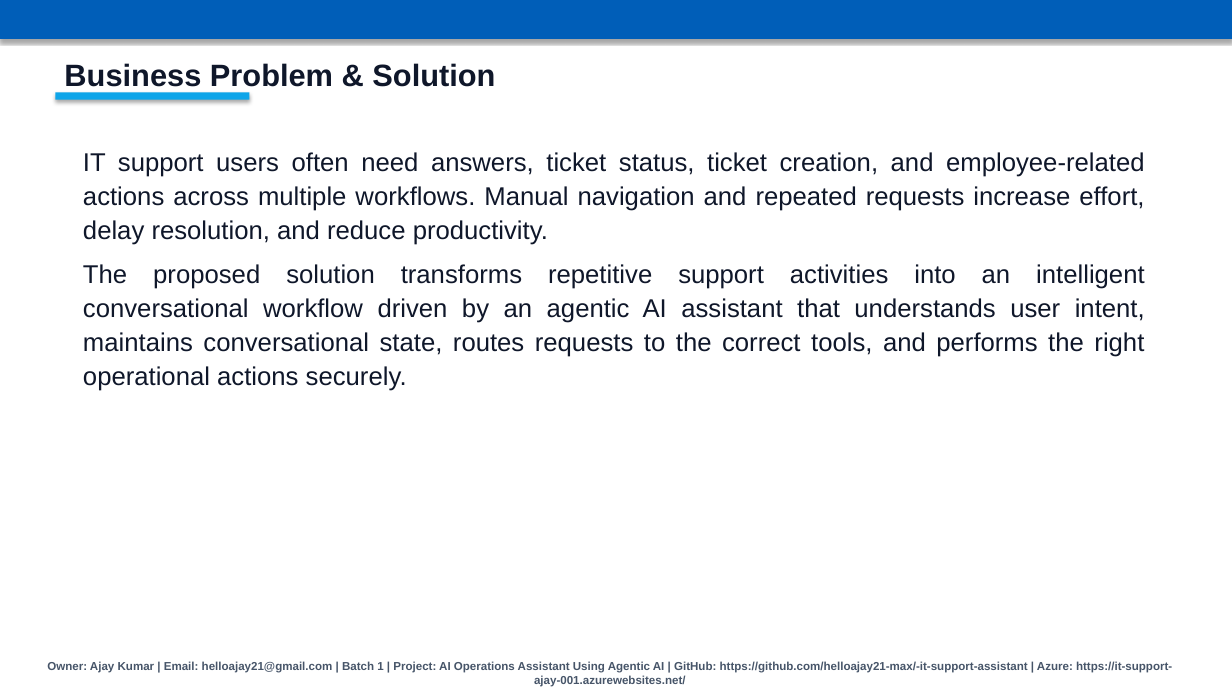
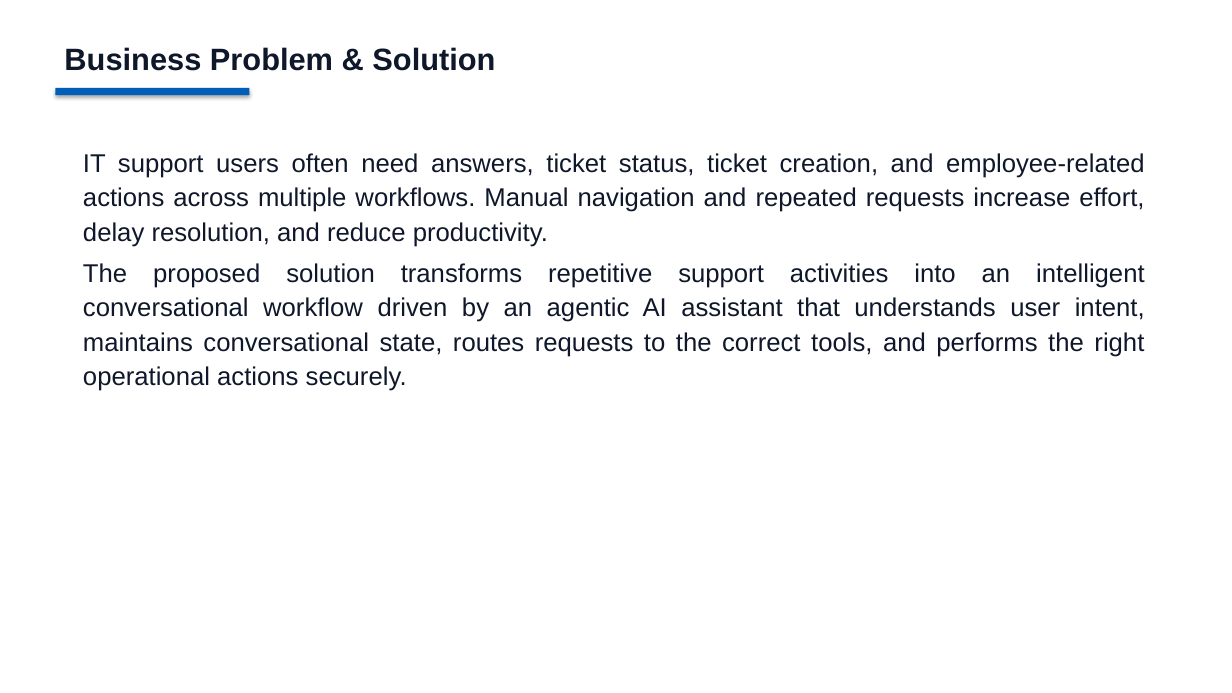
Before and after one commit to helloajay21-max/-it-support-assistant, a slide deck: slide 2 of AI_Operations_Assistant_Presentation.pptx. Drawn at 1232x693 pixels with LibreOffice and Linux fonts; fonts in the diff are those of the drawing. Boxes give left, top, right and bottom in pixels: in the first picture for what was removed or moved away, otherwise in the second. Text is boxed around its words. In the diff, an @@ line names an element or a change of style, - is before the commit and + after.

```diff
--- a/AI_Operations_Assistant_Presentation.pptx
+++ b/AI_Operations_Assistant_Presentation.pptx
@@ rectangle removed at (0, 0, 1232, 39) @@
@@ text "Business Problem & Solution": place and size @@
-text "Business Problem & Solution" at (64, 63, 495, 87)
+text "Business Problem & Solution" at (64, 47, 495, 71)
@@ rectangle: place and size @@
-rectangle at (55, 92, 250, 100)
+rectangle at (55, 88, 250, 95)
@@ rectangle at (55, 88, 250, 95): fill #0EA5E9 to #005EB8 @@
@@ text "IT support users often need ..." at (83, 153, 1145, 391): line spacing 1.1 to 1.12; less space between paragraphs @@
@@ text removed at (47, 661, 1172, 687) @@
-Owner: Ajay Kumar | Email: helloajay21@gmail.com | Batch 1 | Project: AI Operations Assistant Using Agentic AI | GitHub: https://github.com/helloajay21-max/-it-support-assistant | Azure: https://it-support-ajay-001.azurewebsites.net/
```
Also in this commit, not shown: 6 other slides changed.
